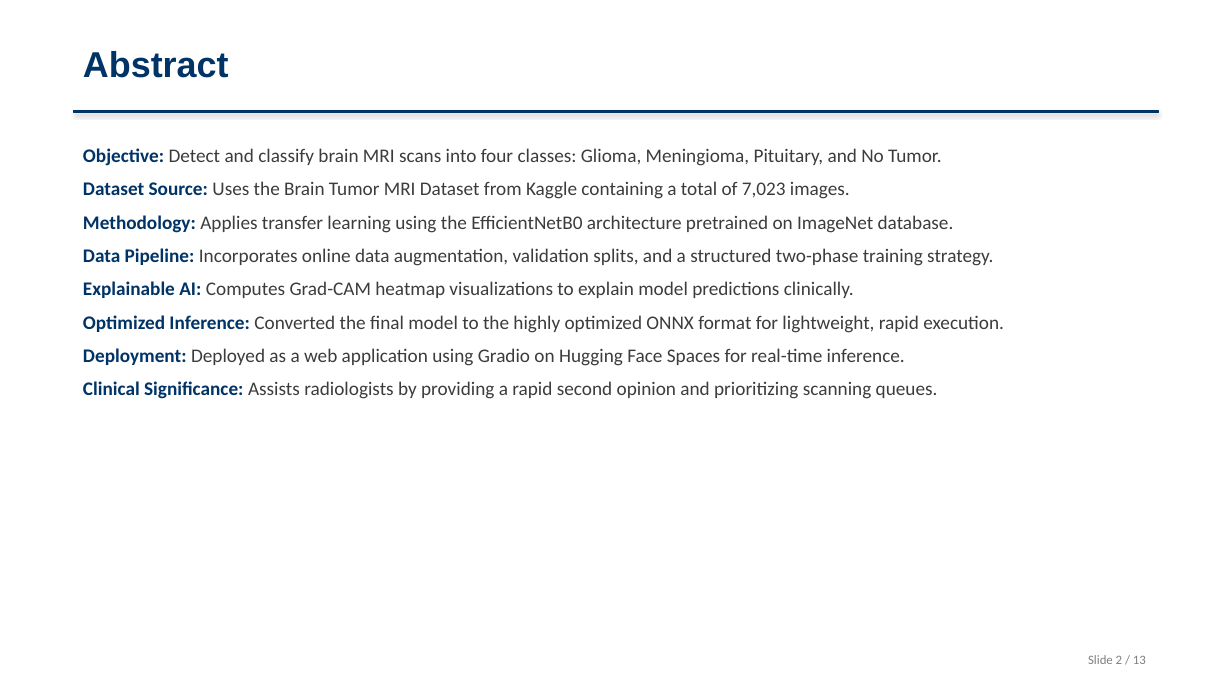
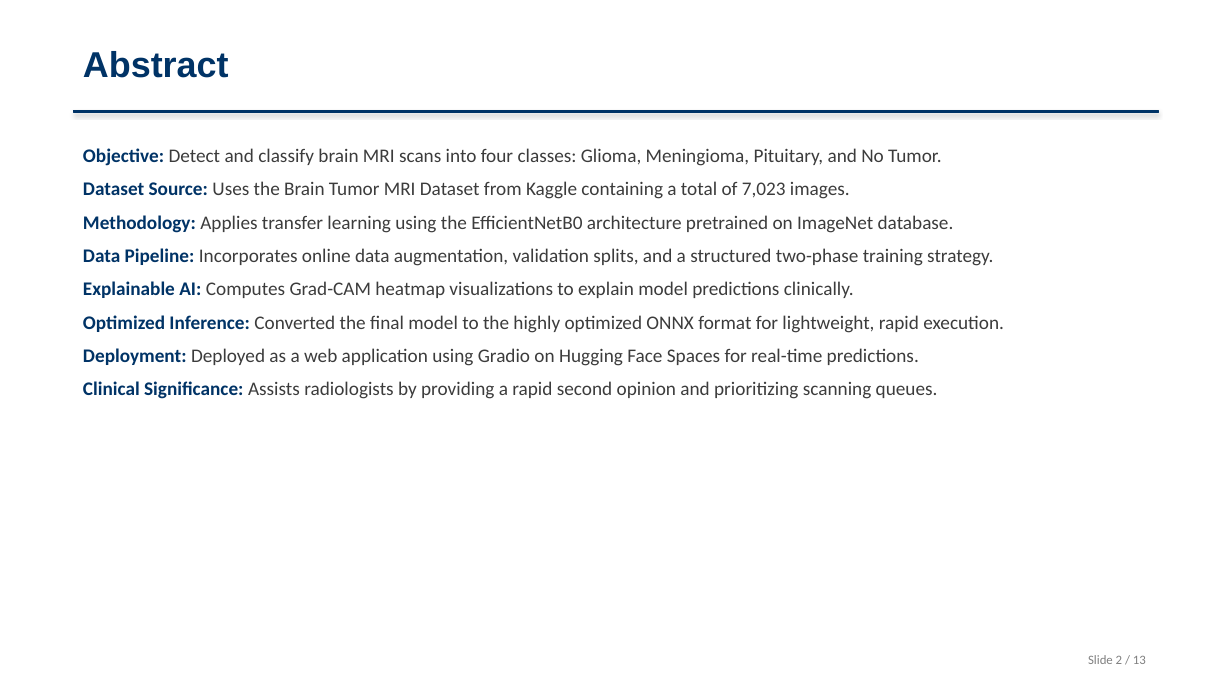
Before and after one commit to SruthiRagyari/brain-tumor-detection, a slide deck: slide 2 of Brain_Tumor_Detection_Presentation.pptx. Drawn at 1232x693 pixels with LibreOffice and Linux fonts; fonts in the diff are those of the drawing. Boxes give left, top, right and bottom in pixels: in the first picture for what was removed or moved away, otherwise in the second. Text is boxed around its words. In the diff, an @@ line names an element or a change of style, - is before the commit and + after.

```diff
--- a/Brain_Tumor_Detection_Presentation.pptx
+++ b/Brain_Tumor_Detection_Presentation.pptx
@@ text at bbox=[83, 348, 919, 366]: text changed @@
-Deployment: Deployed as a web application using Gradio on Hugging Face Spaces for real-time inference.
+Deployment: Deployed as a web application using Gradio on Hugging Face Spaces for real-time predictions.
```
Also in this commit, not shown: 4 other slides changed.
